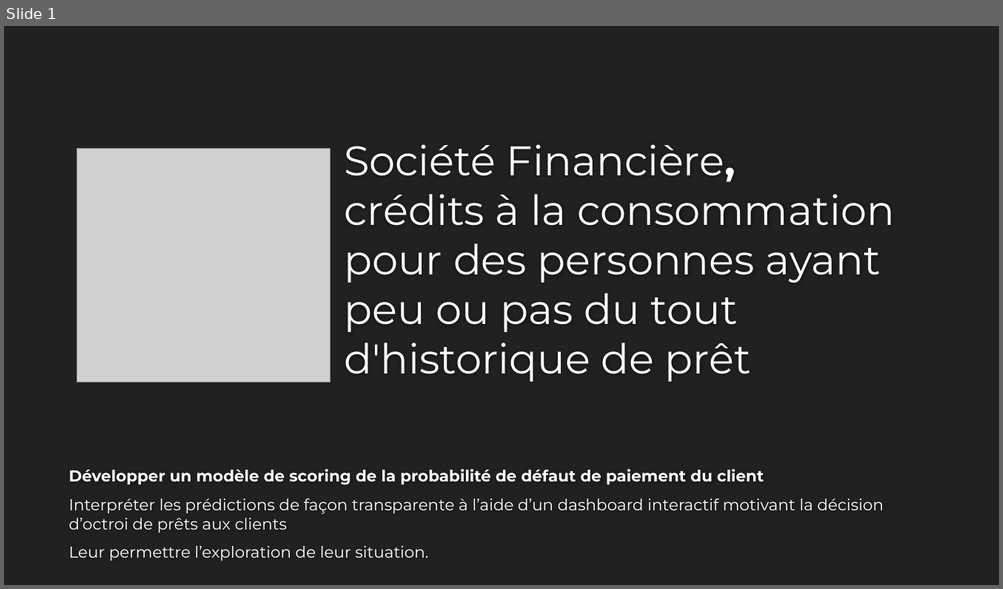
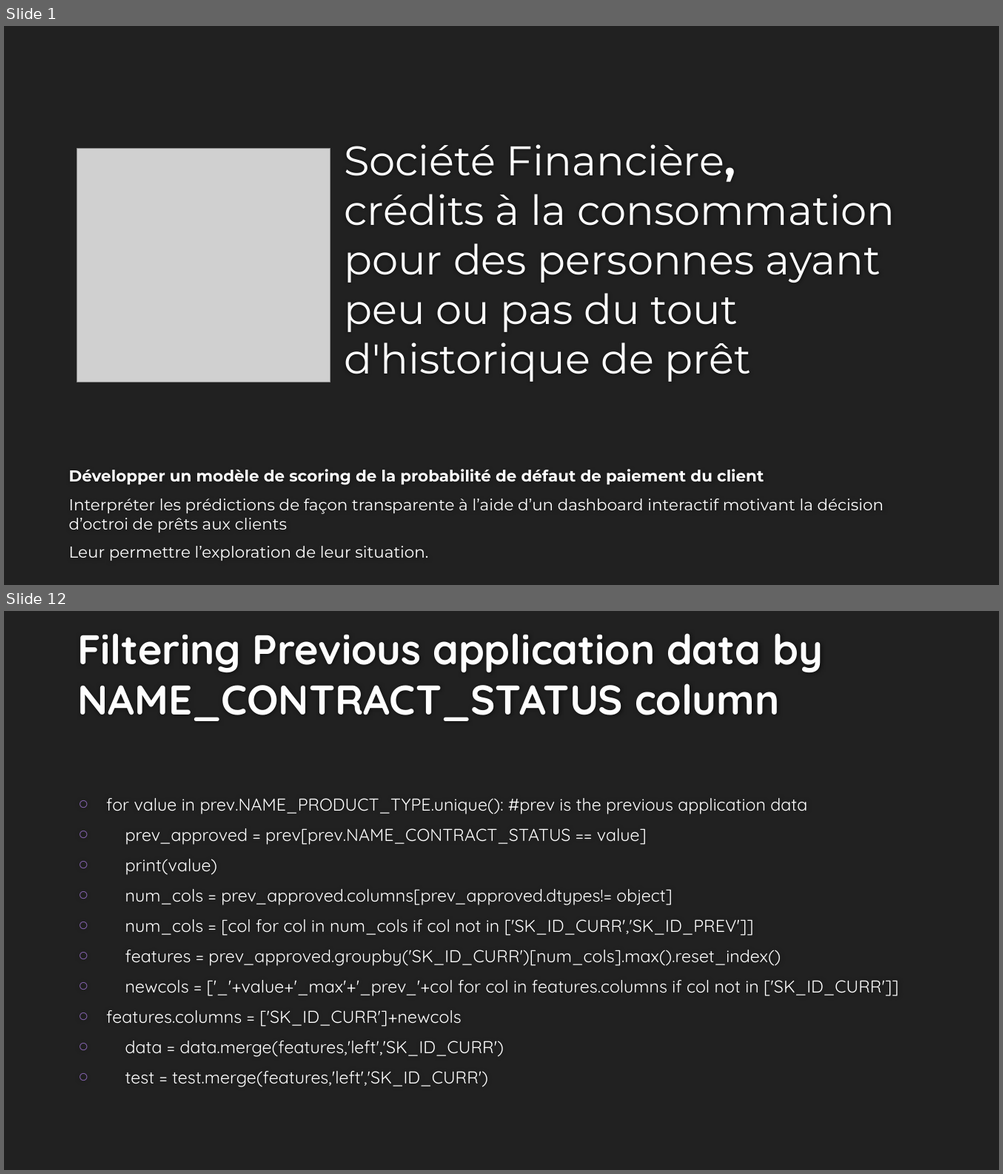
Before and after one commit to EtienneLardeur/P7_Scoring, a slide deck: P7_Support.pptx. Shown one above the other, each under a label of ours: slide 1 before the commit, slides 1 and 12 after it; the slides between them are not shown. The pictures are 1003x589 and 1003x1174 pixels, drawn with LibreOffice and Linux fonts; fonts in the diff are those of the drawing; grey boxes stand for pictures; background and template pictures are left out. Boxes give left, top, right and bottom in pixels: in the first picture for what was removed or moved away, otherwise in the second. Text is boxed around its words. In the diff, an @@ line names an element or a change of style, - is before the commit and + after.

```diff
--- a/P7_Support.pptx
+++ b/P7_Support.pptx
@@ slide 12 added at [4, 611, 999, 1170], background #212121 @@
@@ title added at [77, 633, 822, 721], 40 pt, text #FEFEFE, bold @@
+Filtering Previous application data by NAME_CONTRACT_STATUS column
@@ text added at [106, 798, 898, 1088], 16.6 pt, text #FFFFFF @@
+○ for value in prev.NAME_PRODUCT_TYPE.unique(): #prev is the previous application data
+○ prev_approved = prev[prev.NAME_CONTRACT_STATUS == value]
+○ print(value)
+○ num_cols = prev_approved.columns[prev_approved.dtypes!= object]
+○ num_cols = [col for col in num_cols if col not in ['SK_ID_CURR','SK_ID_PREV']]
+○ features = prev_approved.groupby('SK_ID_CURR')[num_cols].max().reset_index()
+○ newcols = ['_'+value+'_max'+'_prev_'+col for col in features.columns if col not in ['SK_ID_CURR']]
+○ features.columns = ['SK_ID_CURR']+newcols
+○ data = data.merge(features,'left','SK_ID_CURR')
+○ test = test.merge(features,'left','SK_ID_CURR')
```
Also in this commit, not shown: 11 other slides added, 1 slide removed.
